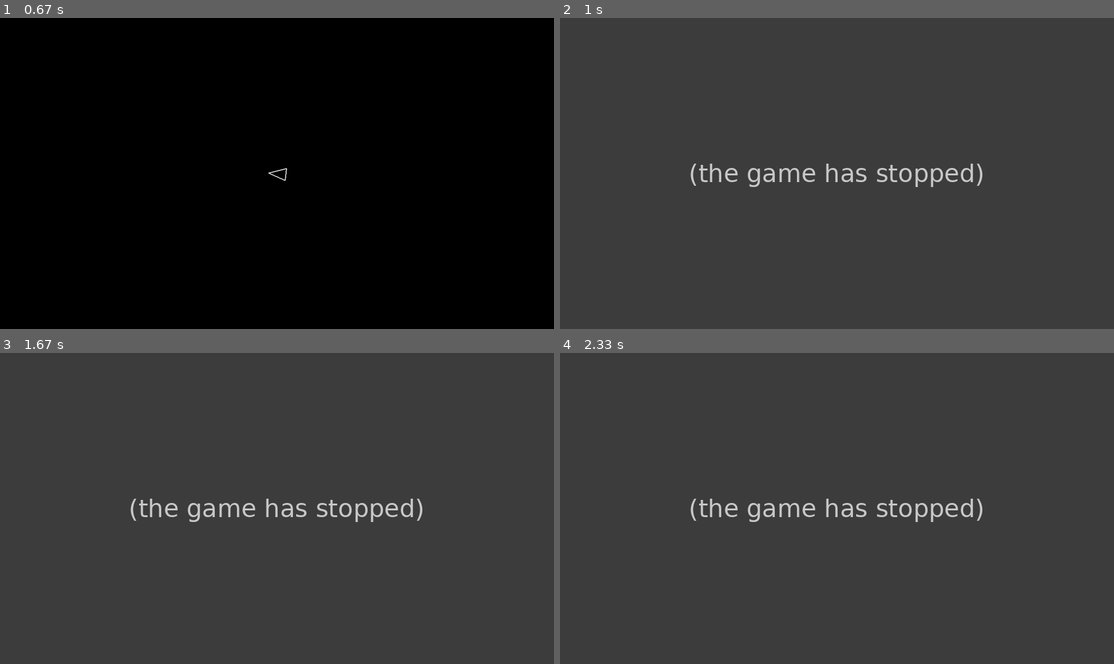
Above: before the commit, frames 1-4 (two rows, left to right).
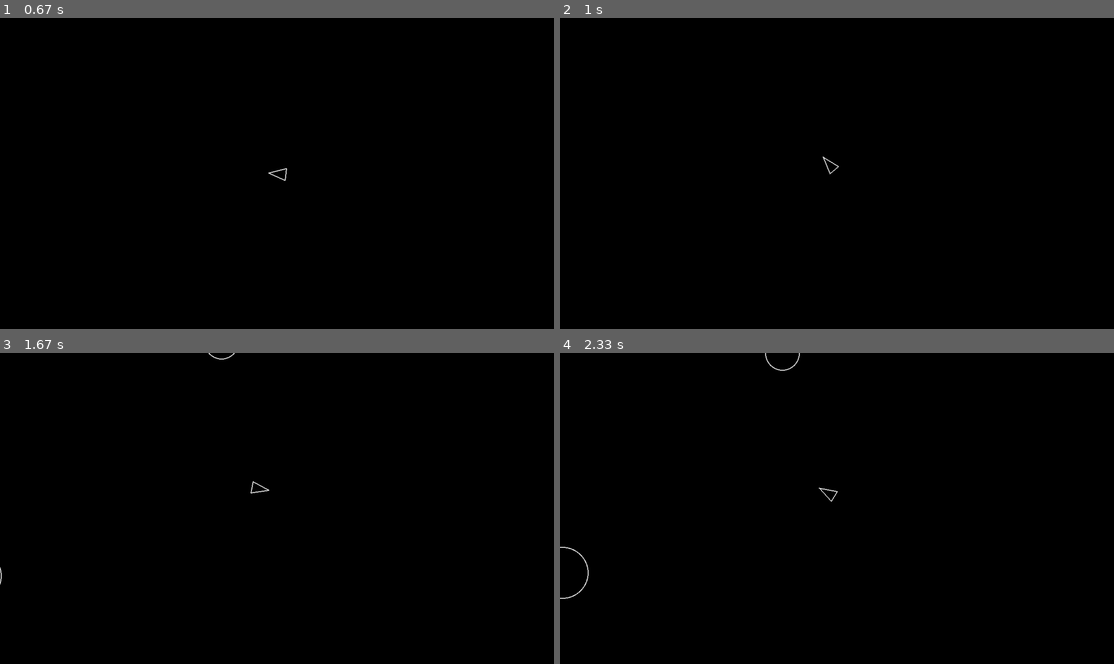
Above: after the commit, the same moments.

Repository: BrayDev-Backend/pygame-asteroids
Game: pygame game, started from main.py
The game is run twice, just before and just after one commit, with the same random seed, the same clock (stepped at 60 frames per second) and the same inputs.
Inputs:
- Up to frame 1 (0.67 s): hold D from 0.33 s (still down)
- Up to frame 2 (1 s): release D at 0.8 s; hold W from 0.83 s (still down)
- Up to frame 3 (1.67 s): release W at 1.13 s; hold D 1.17-1.63 s
- Up to frame 4 (2.33 s): hold A 1.67-2.2 s; hold S from 2.23 s (still down)

Frame 1 is identical in both runs. In frame 2, 100% of the frame differs, in the area x 0-100%, y 0-100%; in frame 3, 100%; in frame 4, 100%.
Error before the commit: TypeError: A sequence was expected (circleshape.py line 26); the game stopped at 0.8 s (later frames are placeholders)

Commit message:
bug for the collapse between shape and asteroids fixed with the radius attribute, start to work on how the shape shoots the asteroids, a Shot class was created

Diff:
--- a/circleshape.py
+++ b/circleshape.py
@@ -23,7 +23,7 @@
         pass
 
     def collides_with(self, other):
-        distance = self.position.distance_to(other)
-        if distance <= 0:
+        distance = self.position.distance_to(other.position)
+        if distance <= (self.radius + other.radius):
             return True
         return False
--- a/constants.py
+++ b/constants.py
@@ -8,3 +8,4 @@
 ASTEROID_KINDS = 3
 ASTEROID_SPAWN_RATE_SECONDS = 0.8
 ASTEROID_MAX_RADIUS = ASTEROID_MIN_RADIUS * ASTEROID_KINDS
+SHOT_RADIUS = 5
--- /dev/null
+++ b/shot.py
@@ -0,0 +1,14 @@
+from circleshape import CircleShape
+from constants import LINE_WIDTH
+import pygame
+
+
+class Shot(CircleShape):
+    def __init__(self, x, y, radius):
+        super().__init__(x, y, radius)
+
+    def draw(self, screen):
+        pygame.draw.circle(screen, "white", self.position, self.radius, LINE_WIDTH)
+
+    def update(self, dt):
+        self.position += self.velocity * dt
